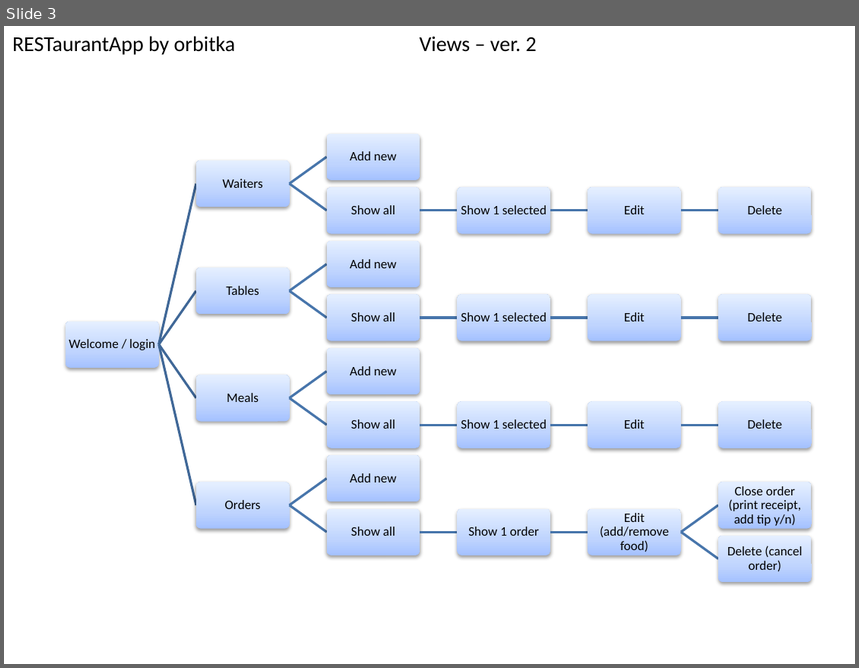
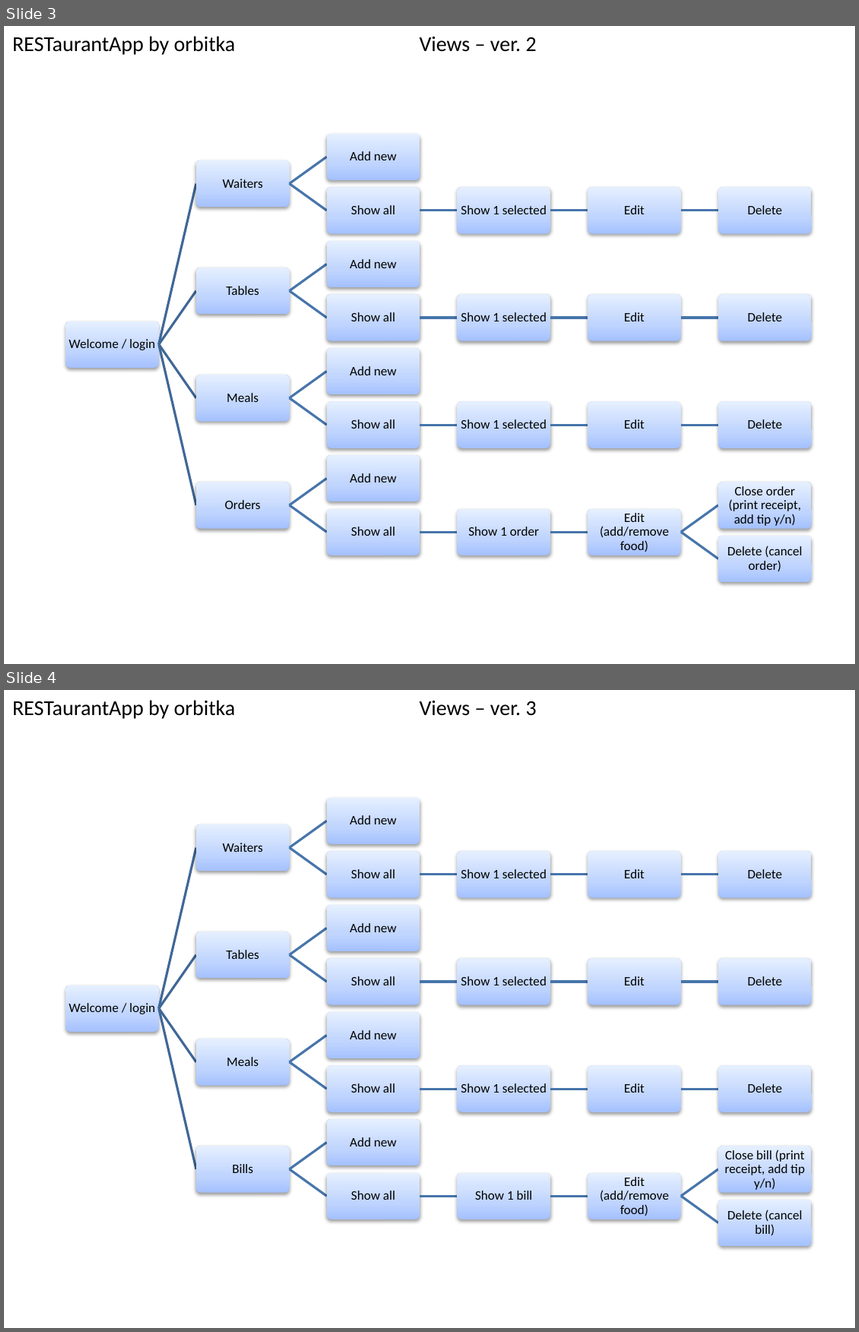
Before and after one commit to orbitka/RESTaurantApp, a slide deck: ERD+wireframes.pptx. Shown one above the other, each under a label of ours: slide 3 before the commit, slides 3 and 4 after it. The pictures are 859x668 and 859x1332 pixels, drawn with LibreOffice and Linux fonts; fonts in the diff are those of the drawing. Boxes give left, top, right and bottom in pixels: in the first picture for what was removed or moved away, otherwise in the second. Text is boxed around its words. In the diff, an @@ line names an element or a change of style, - is before the commit and + after.

```diff
--- a/ERD+wireframes.pptx
+++ b/ERD+wireframes.pptx
@@ slide 4 added at box(4, 690, 855, 1328), background #FFFFFF @@
@@ text added at box(12, 700, 537, 719), 18 pt, text #000000 @@
+RESTaurantApp by orbitka Views – ver. 3
@@ group added at box(66, 798, 812, 1246): 26 rounded rectangles, 26 texts, 25 freeform shapes @@
+Welcome / login
+Waiters
+Add new
+Show all
+Show 1 selected
+Edit
+Delete
+Tables
+Add new
+Show all
+Show 1 selected
+Edit
+Delete
+Meals
+Add new
+Show all
+Show 1 selected
+Edit
+Delete
+Bills
+Add new
+Show all
+Show 1 bill
+Edit (add/remove food)
+Close bill (print receipt, add tip y/n)
+Delete (cancel bill)
```
Also in this commit, not shown: 9 slides changed, 17 other files.
